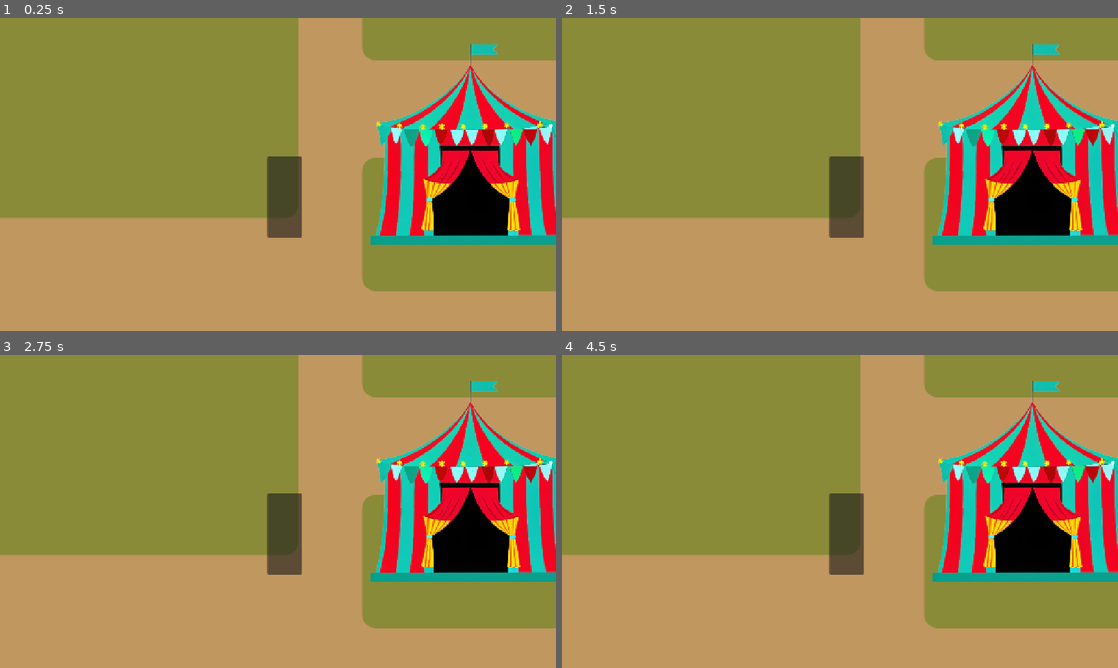
Above: before the commit, frames 1-4 (two rows, left to right).
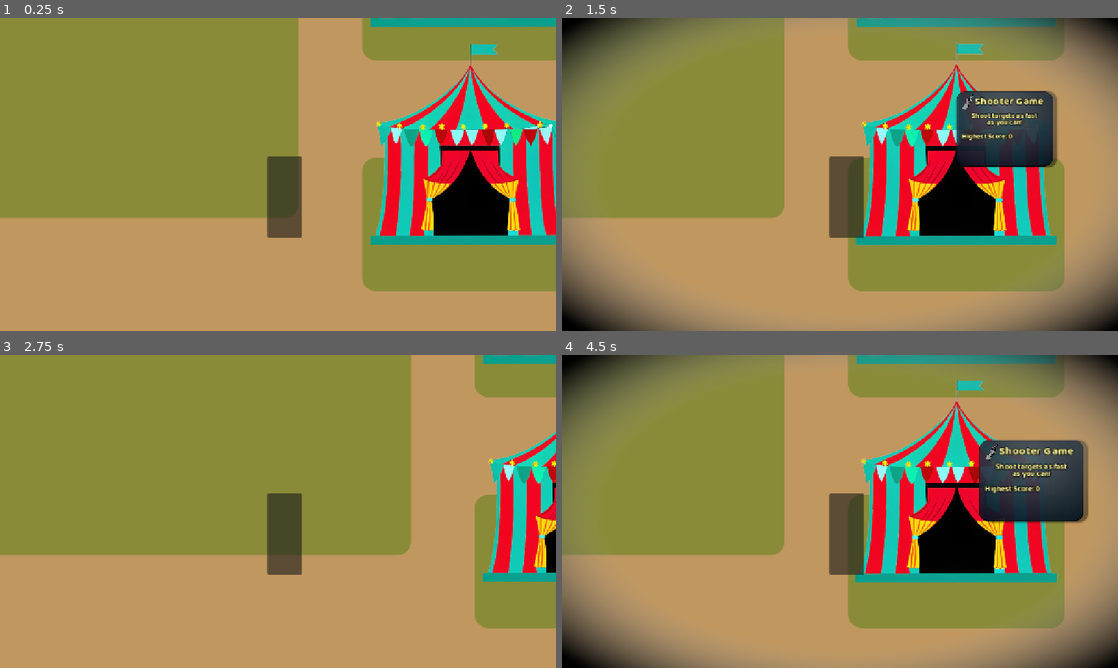
Above: after the commit, the same moments.

Repository: Spudb/Team-Game
Game: Godot game, scene res://scenes/game.tscn
Same seed, same stepped clock (60 frames per second), same inputs: the game is played once before the commit and once after it.
Inputs (mouse positions are in pixels of both pictures, inside the frame that each line leads up to):
- Up to frame 1 (0.25 s): no input
- Up to frame 2 (1.5 s): tap Enter (ui_accept) at 0.5, 0.77 s; move the mouse to (962, 158) at 0.52 s; hold D (right, bound only after the commit) 0.53-1.25 s; tap E (Interact) at 0.6 s; click (962, 158) at 0.8 s; drag from (728, 190) to (812, 237) at 1.27 s
- Up to frame 3 (2.75 s): move the mouse to (333, 442) at 2.02 s; hold A (left, bound only after the commit) from 2.03 s (still down); tap E (Interact) at 2.1 s; click (333, 442) at 2.3 s
- Up to frame 4 (4.5 s): release A (left, bound only after the commit) at 2.75 s; drag from (812, 574) to (673, 464) at 2.77 s; tap Enter (ui_accept) at 3.5, 3.77 s; move the mouse to (1006, 558) at 3.52 s; hold D (right, bound only after the commit) 3.53-4.25 s; tap Alt at 3.6 s; click (1006, 558) at 3.8 s; drag from (673, 464) to (845, 533) at 4.27 s

The runs differ from the first frame. In frame 1, 1.0% of the frame differs, in the area x 66-100%, y 0-3%; in frame 2, 48%; in frame 3, 29%; in frame 4, 48%, in the area x 0-100%, y 0-100%.

Commit message:
Game 2
Connecting treasure hunt game to the hub.

Diff:
--- a/project.godot
+++ b/project.godot
@@ -32,6 +32,45 @@
 "events": [Object(InputEventKey,"resource_local_to_scene":false,"resource_name":"","device":-1,"window_id":0,"alt_press …(192 unchanged characters)…
 ]
 }
+left={
+"deadzone": 0.2,
+"events": [Object(InputEventKey,"resource_local_to_scene":false,"resource_name":"","device":-1,"window_id":0,"alt_pressed":false,"shift_pressed":false,"ctrl_pressed":false,"meta_pressed":false,"pressed":false,"keycode":0,"physical_keycode":65,"key_label":0,"unicode":97,"location":0,"echo":false,"script":null)
+, Object(InputEventKey,"resource_local_to_scene":false,"resource_name":"","device":-1,"window_id":0,"alt_pressed":false,"shift_pressed":false,"ctrl_pressed":false,"meta_pressed":false,"pressed":false,"keycode":0,"physical_keycode":4194319,"key_label":0,"unicode":0,"location":0,"echo":false,"script":null)
+]
+}
+right={
+"deadzone": 0.2,
+"events": [Object(InputEventKey,"resource_local_to_scene":false,"resource_name":"","device":-1,"window_id":0,"alt_pressed":false,"shift_pressed":false,"ctrl_pressed":false,"meta_pressed":false,"pressed":false,"keycode":0,"physical_keycode":68,"key_label":0,"unicode":100,"location":0,"echo":false,"script":null)
+, Object(InputEventKey,"resource_local_to_scene":false,"resource_name":"","device":-1,"window_id":0,"alt_pressed":false,"shift_pressed":false,"ctrl_pressed":false,"meta_pressed":false,"pressed":false,"keycode":0,"physical_keycode":4194321,"key_label":0,"unicode":0,"location":0,"echo":false,"script":null)
+]
+}
+jump={
+"deadzone": 0.2,
+"events": [Object(InputEventKey,"resource_local_to_scene":false,"resource_name":"","device":-1,"window_id":0,"alt_pressed":false,"shift_pressed":false,"ctrl_pressed":false,"meta_pressed":false,"pressed":false,"keycode":0,"physical_keycode":32,"key_label":0,"unicode":32,"location":0,"echo":false,"script":null)
+]
+}
+sprint={
+"deadzone": 0.2,
+"events": [Object(InputEventKey,"resource_local_to_scene":false,"resource_name":"","device":-1,"window_id":0,"alt_pressed":false,"shift_pressed":false,"ctrl_pressed":false,"meta_pressed":false,"pressed":false,"keycode":0,"physical_keycode":4194325,"key_label":0,"unicode":0,"location":0,"echo":false,"script":null)
+]
+}
+click={
+"deadzone": 0.2,
+"events": [Object(InputEventMouseButton,"resource_local_to_scene":false,"resource_name":"","device":-1,"window_id":0,"alt_pressed":false,"shift_pressed":false,"ctrl_pressed":false,"meta_pressed":false,"button_mask":1,"position":Vector2(496, 9),"global_position":Vector2(508, 69),"factor":1.0,"button_index":1,"canceled":false,"pressed":true,"double_click":false,"script":null)
+]
+}
+up={
+"deadzone": 0.2,
+"events": [Object(InputEventKey,"resource_local_to_scene":false,"resource_name":"","device":-1,"window_id":0,"alt_pressed":false,"shift_pressed":false,"ctrl_pressed":false,"meta_pressed":false,"pressed":false,"keycode":0,"physical_keycode":87,"key_label":0,"unicode":119,"location":0,"echo":false,"script":null)
+, Object(InputEventKey,"resource_local_to_scene":false,"resource_name":"","device":-1,"window_id":0,"alt_pressed":false,"shift_pressed":false,"ctrl_pressed":false,"meta_pressed":false,"pressed":false,"keycode":0,"physical_keycode":4194320,"key_label":0,"unicode":0,"location":0,"echo":false,"script":null)
+]
+}
+down={
+"deadzone": 0.2,
+"events": [Object(InputEventKey,"resource_local_to_scene":false,"resource_name":"","device":-1,"window_id":0,"alt_pressed":false,"shift_pressed":false,"ctrl_pressed":false,"meta_pressed":false,"pressed":false,"keycode":0,"physical_keycode":83,"key_label":0,"unicode":115,"location":0,"echo":false,"script":null)
+, Object(InputEventKey,"resource_local_to_scene":false,"resource_name":"","device":-1,"window_id":0,"alt_pressed":false,"shift_pressed":false,"ctrl_pressed":false,"meta_pressed":false,"pressed":false,"keycode":0,"physical_keycode":4194322,"key_label":0,"unicode":0,"location":0,"echo":false,"script":null)
+]
+}
 
 [physics]
 
--- a/scripts/game.gd
+++ b/scripts/game.gd
@@ -7,12 +7,12 @@
 # الي يضيف لعبة يعدل هنا بس
 func assign_games_data():
 	# game 2
-	$map/tent2.visible = 0
+	$map/tent2.visible = 1
 	$map/tent2/info/title.text = "Game Title"
 	$map/tent2/info/info2.text = "Small desribtion."
 	$map/tent2/info/info3.text = "Highest score/etc"
 	#$map/tent2/info/image.texture = ""
-	game2_location = ""
+	game2_location = "res://TreasureHunt/TreasureHunt Scenes/treasure_hunt.tscn"
 
 	# game 3
 	$map/tent3.visible = 0
@@ -49,7 +49,7 @@
 
 
 func _process(delta: float) -> void:
-	if Input.is_action_just_pressed("interact"):
+	if Input.is_action_just_pressed("Interact"):
 		if tent_shooter:
 			await enter_game("res://scenes/shooter.tscn")
 		if tent2:
